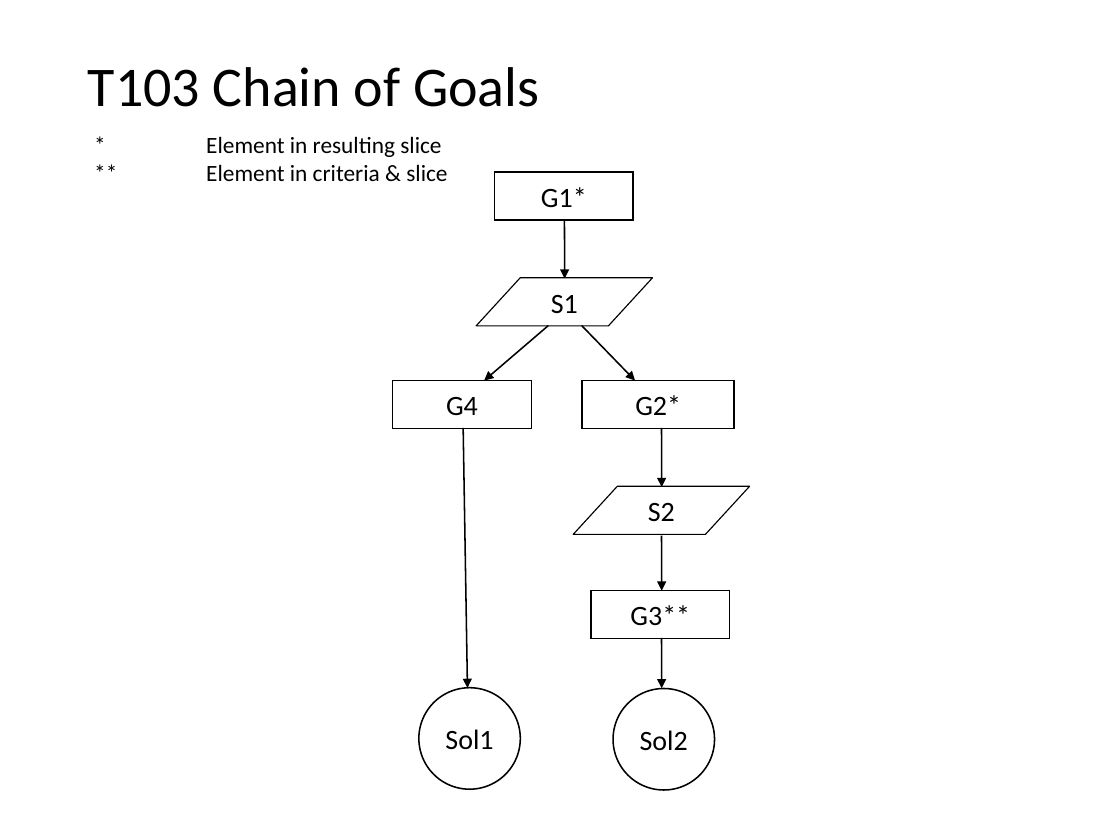
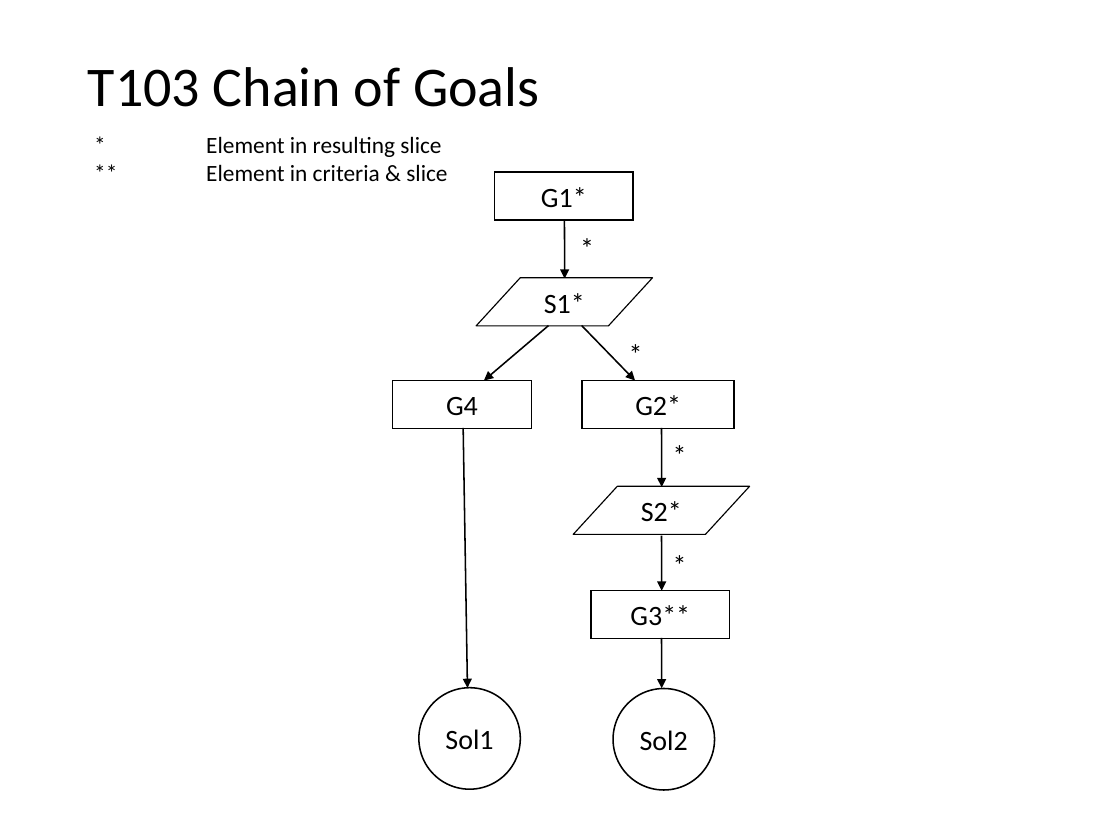
Before and after one commit to nlsfung/MMINT_Examples, a slide deck: slide 5 of GSNSliceRecheckTestSuite/TestSuite.ppt. Drawn at 1120x840 pixels with LibreOffice and Linux fonts; fonts in the diff are those of the drawing. Boxes give left, top, right and bottom in pixels: in the first picture for what was removed or moved away, otherwise in the second. Text is boxed around its words. In the diff, an @@ line names an element or a change of style, - is before the commit and + after.

```diff
--- a/GSNSliceRecheckTestSuite/TestSuite.ppt
+++ b/GSNSliceRecheckTestSuite/TestSuite.ppt
@@ text added at (569,225,605,270), 18 pt, text #000000 @@
+*
@@ text in parallelogram at (544,293,585,313): text changed @@
-S1
+S1*
@@ text added at (617,330,653,375), 18 pt, text #000000 @@
+*
@@ text added at (662,432,698,477), 18 pt, text #000000 @@
+*
@@ text in parallelogram at (641,501,682,521): text changed @@
-S2
+S2*
@@ text added at (662,542,698,587), 18 pt, text #000000 @@
+*
```
Also in this commit, not shown: 12 other slides changed.
